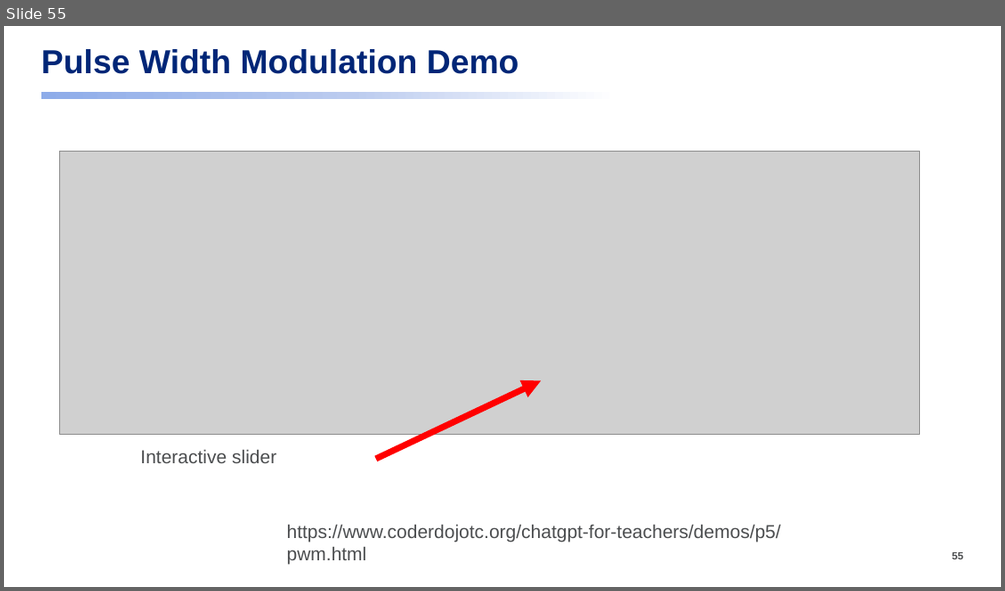
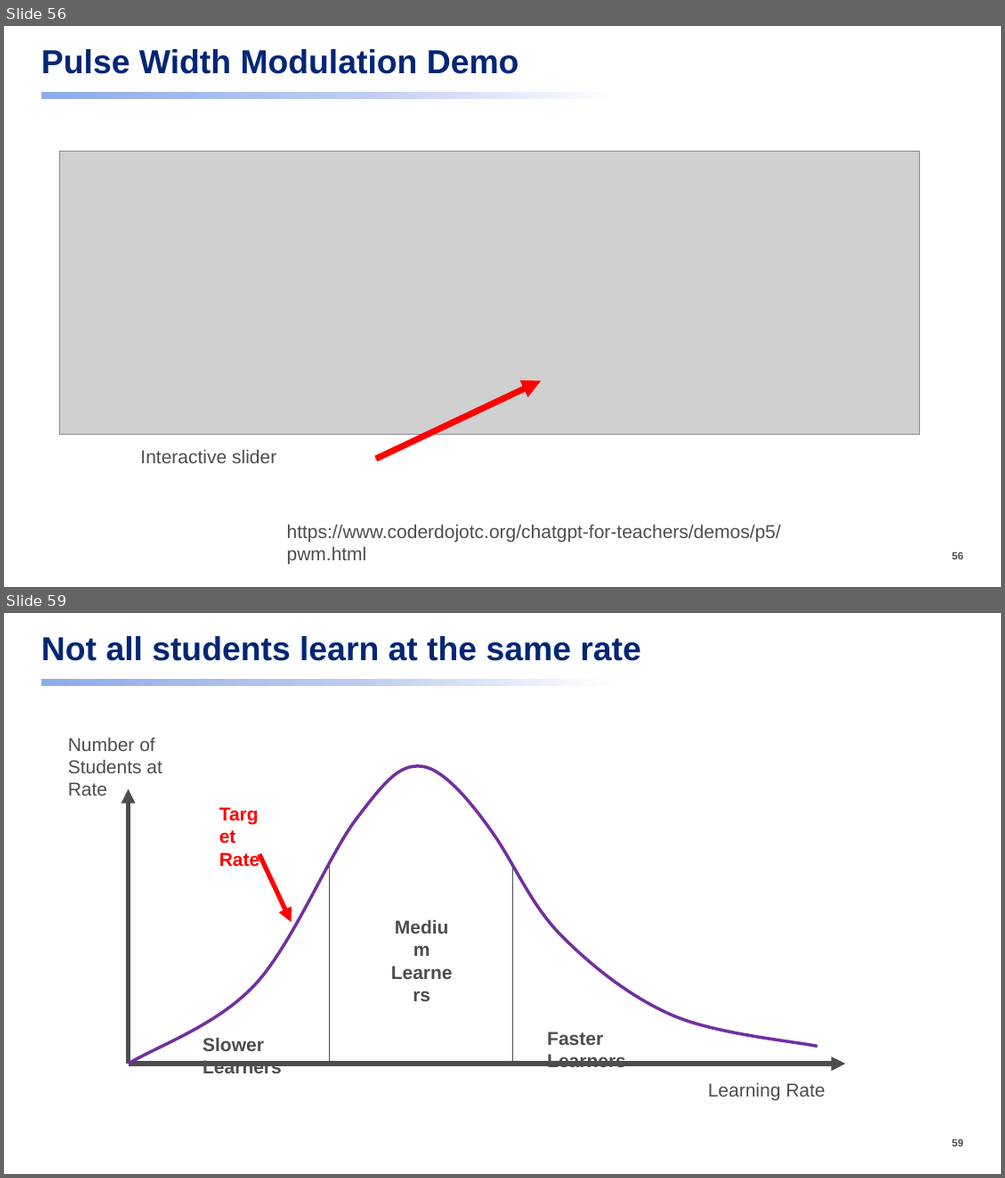
Before and after one commit to dmccreary/prompt-class, a slide deck: slides/Applied-AI-Class.pptx. Shown one above the other, each under a label of ours: slide 55 before the commit, slides 56 and 59 after it; the slides between them are not shown. The pictures are 1005x591 and 1005x1178 pixels, drawn with LibreOffice and Linux fonts; fonts in the diff are those of the drawing; grey boxes stand for pictures. Boxes give left, top, right and bottom in pixels: in the first picture for what was removed or moved away, otherwise in the second. Text is boxed around its words. In the diff, an @@ line names an element or a change of style, - is before the commit and + after.

```diff
--- a/slides/Applied-AI-Class.pptx
+++ b/slides/Applied-AI-Class.pptx
@@ slide 59 added at [4,613,1001,1174], background #FFFFFF; not listed: 2 template elements that a slide beside it also shows @@
@@ title added at [41,636,640,661], 32 pt, text #002677, bold @@
+Not all students learn at the same rate
@@ text added at [68,738,162,795], 18 pt, text #4B4D4F @@
+Number of Students at Rate
@@ freeform shape added at [128,766,817,1064], outline #7030A0 3 pt @@
@@ arrow added from (128, 1064) to (128, 788), #4B4D4F 4.5 pt @@
@@ text added at [219,852,259,867], 18 pt, text #FF0000, bold @@
+Target
+Rate
@@ arrow added from (259, 854) to (291, 922), #FF0000 4.5 pt @@
@@ line added from (329, 866) to (329, 1064), #4B4D4F 0.5 pt @@
@@ line added from (513, 866) to (513, 1064), #4B4D4F 0.5 pt @@
@@ text added at [380,912,463,965], 18 pt, text #4B4D4F, bold @@
+Medium
+Learners
@@ text added at [202,1038,282,1073], 18 pt, text #4B4D4F, bold @@
+Slower Learners
@@ text added at [547,1031,626,1067], 18 pt, text #4B4D4F, bold @@
+Faster Learners
@@ arrow added from (128, 1064) to (845, 1064), #4B4D4F 4.5 pt @@
@@ text added at [708,1083,825,1100], 18 pt, text #4B4D4F @@
+Learning Rate
@@ what was slide 55 is now slide 56 @@
```
Also in this commit, not shown: 2 slides changed, 5 other slides added, 6 other files.
